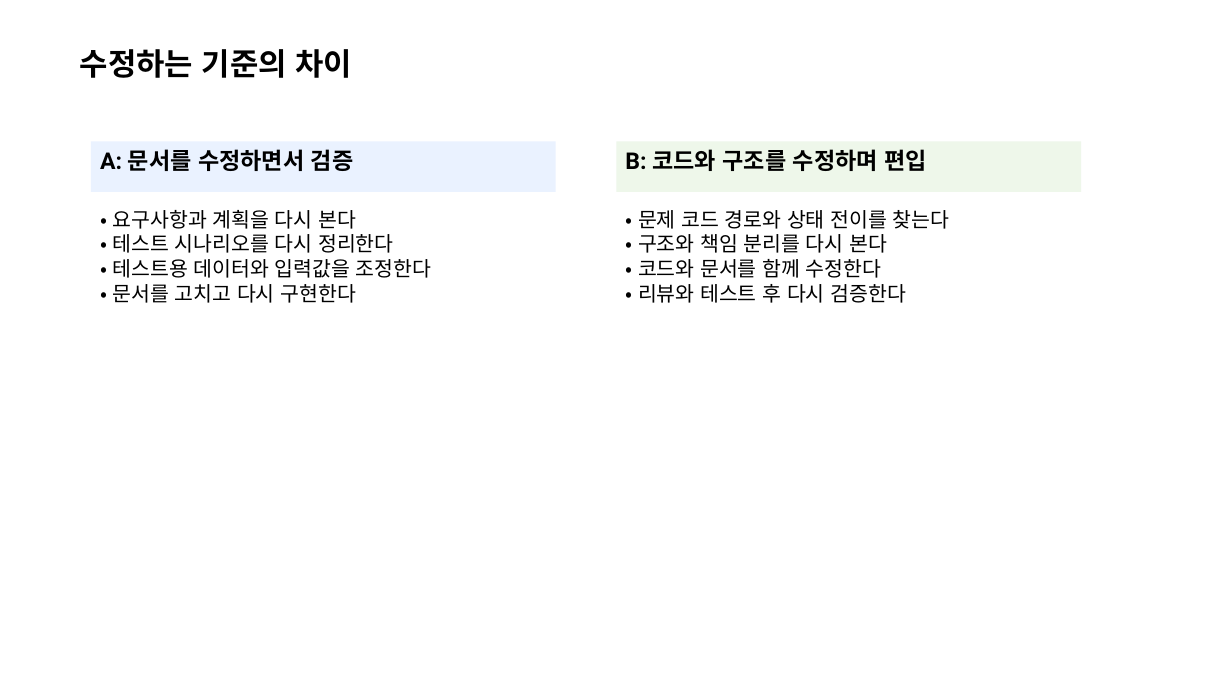
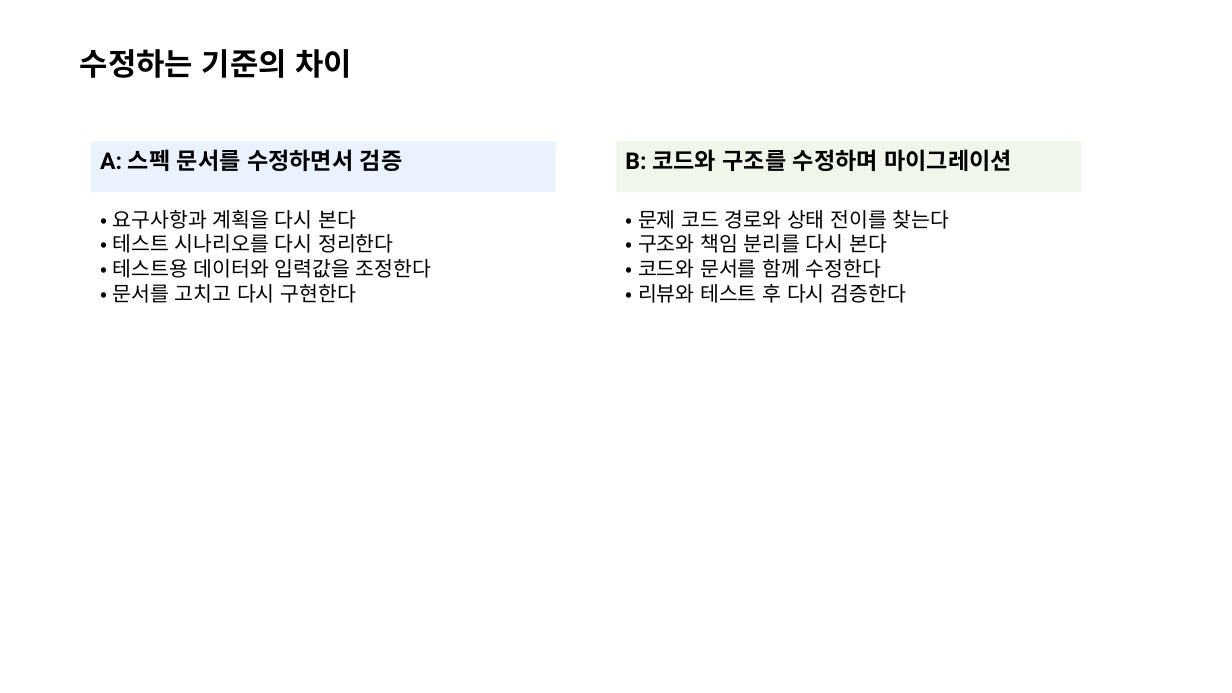
Before and after one commit to naming-sense/wildpaw-arena, a slide deck: slide 5 of docs/ai-agent-game-dev-guidelines-team-one-page.pptx. Drawn at 1232x693 pixels with LibreOffice and Linux fonts; fonts in the diff are those of the drawing. Boxes give left, top, right and bottom in pixels: in the first picture for what was removed or moved away, otherwise in the second. Text is boxed around its words. In the diff, an @@ line names an element or a change of style, - is before the commit and + after.

```diff
--- a/docs/ai-agent-game-dev-guidelines-team-one-page.pptx
+++ b/docs/ai-agent-game-dev-guidelines-team-one-page.pptx
@@ text in rectangle at bbox=[100, 149, 403, 171]: text changed @@
-A: 문서를 수정하면서 검증
+A: 스펙 문서를 수정하면서 검증
@@ text in rectangle at bbox=[625, 149, 1012, 171]: text changed @@
-B: 코드와 구조를 수정하며 편입
+B: 코드와 구조를 수정하며 마이그레이션
```
Also in this commit, not shown: 1 other slide changed, 4 other files.
